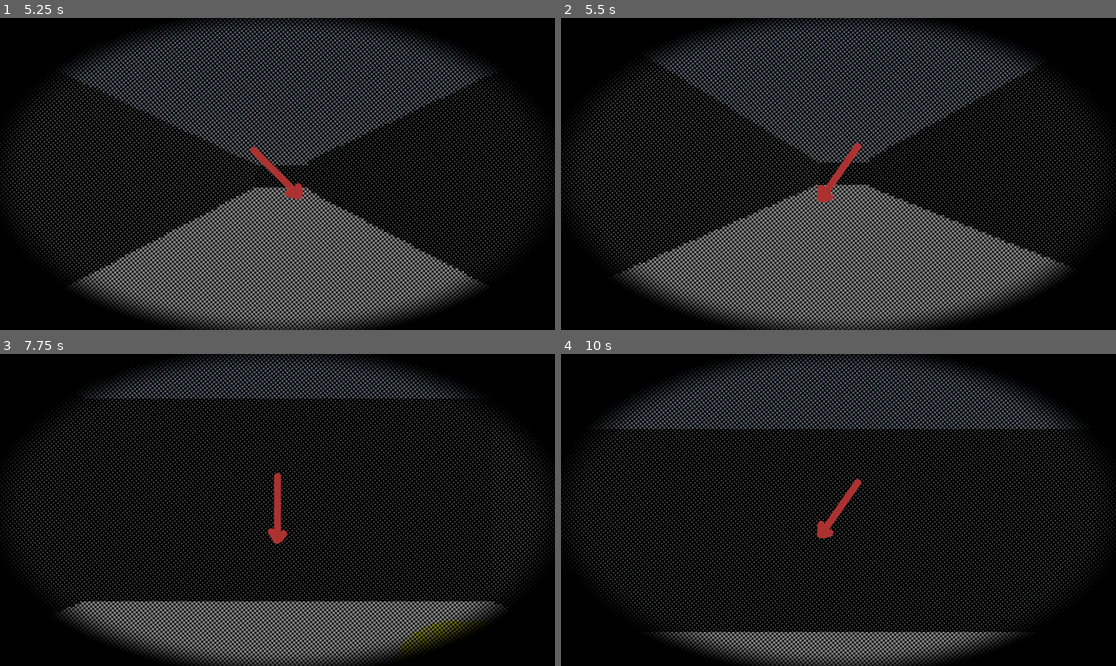
Above: before the commit, frames 1-4 (two rows, left to right).
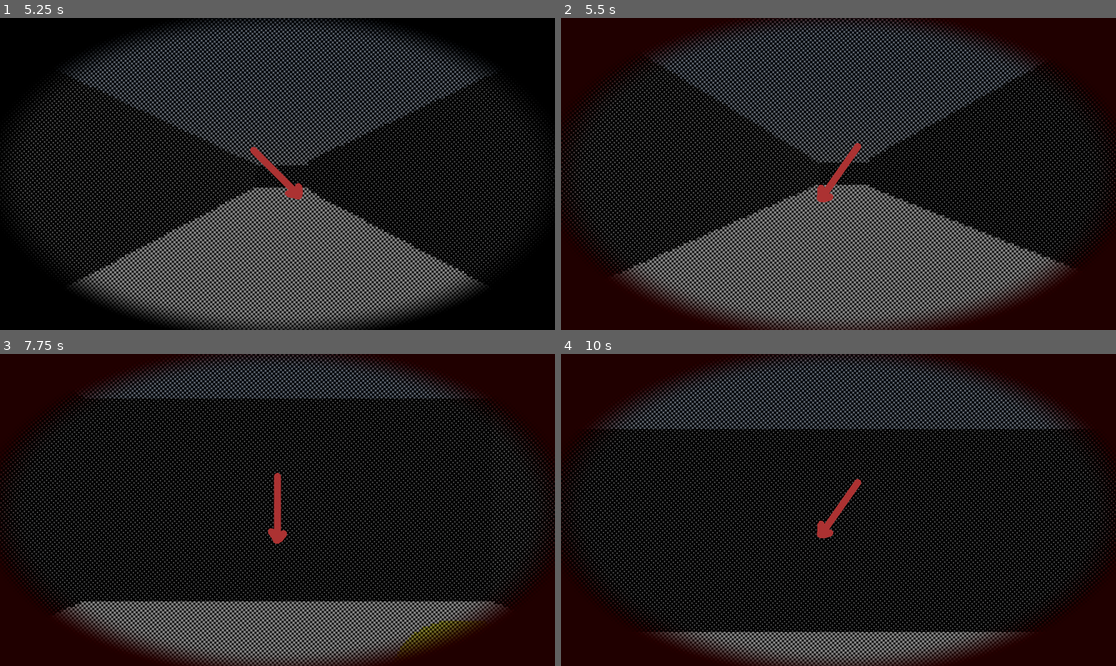
Above: after the commit, the same moments.

Repository: Bkasprzyk2077/CookieJam2024
Game: Godot game, scene res://scenes/levels/main.tscn
Two runs of this game, one before a commit and one after it. Both use one fixed random seed, a clock stepped at 60 frames per second and the inputs below. The engine's default icon, where the game draws it, is replaced by a stand-in: a white triangle on a blue panel in a dark square.
Inputs (mouse positions are in pixels of both pictures, inside the frame that each line leads up to):
- Up to frame 1 (5.25 s): tap Enter at 0.5, 2, 3.5 s; move the mouse to (399, 158) at 0.52 s; hold D (turn_right) 0.53-1.28 s; hold E 0.53-1.28 s; click (399, 158) at 0.67 s; tap Space at 1.25, 2.75, 4.25 s; move the mouse to (166, 189) at 1.27 s; hold S (move_backward) 1.28-2.03 s; tap Q at 1.35 s; move the mouse to (333, 105) at 2.02 s; hold D (turn_right) 2.03-2.78 s; hold Shift 2.03-2.78 s; move the mouse to (249, 236) at 2.77 s; hold W (move_forward) 2.78-3.53 s; tap E at 2.85 s; click (249, 236) at 2.92 s; move the mouse to (444, 220) at 3.52 s; hold Q 3.53-4.28 s; hold A (turn_left) 3.53-5.03 s; move the mouse to (111, 127) at 4.27 s; tap Shift at 4.35 s; move the mouse to (305, 174) at 5.02 s; hold S (move_backward) from 5.03 s (still down); hold E from 5.03 s (still down); click (305, 174) at 5.17 s
- Up to frame 2 (5.5 s): keep holding S (move_backward); keep holding E
- Up to frame 3 (7.75 s): move the mouse to (194, 432) at 5.77 s; release S (move_backward) at 5.78 s; release E at 5.78 s; hold D (turn_right) 5.78-6.53 s; tap Q at 5.85 s; move the mouse to (399, 494) at 6.52 s; hold W (move_forward) 6.53-7.28 s; hold Shift 6.53-7.28 s; move the mouse to (166, 525) at 7.27 s; hold D (turn_right) from 7.28 s (still down); tap E at 7.35 s; click (166, 525) at 7.42 s
- Up to frame 4 (10 s): move the mouse to (894, 441) at 8.02 s; release D (turn_right) at 8.03 s; hold S (move_backward) 8.03-8.78 s; hold Q 8.03-8.78 s; move the mouse to (810, 572) at 8.77 s; hold A (turn_left) 8.78-9.53 s; tap Shift at 8.85 s; move the mouse to (1005, 556) at 9.52 s; hold W (move_forward) from 9.53 s (still down); hold E from 9.53 s (still down); click (1005, 556) at 9.67 s

Frame 1 is identical in both runs. In frame 2, 18% of the frame differs, in the area x 0-100%, y 0-100%; in frame 3, 18%; in frame 4, 18%.

Commit message:
color fix

Diff:
--- a/cookiejam2024/scenes/player/Player.tscn
+++ b/cookiejam2024/scenes/player/Player.tscn
@@ -20,28 +20,12 @@
 flip_faces = true
 size = Vector2(2, 2)
 
-[sub_resource type="Animation" id="Animation_uc2km"]
-resource_name = "good"
-length = 0.4
-tracks/0/type = "value"
-tracks/0/imported = false
-tracks/0/enabled = true
-tracks/0/path = NodePath("Camera3D/MeshInstance3D:surface_material_override/0:shader_parameter/vignette_color")
-tracks/0/interp = 1
-tracks/0/loop_wrap = true
-tracks/0/keys = {
-"times": PackedFloat32Array(0, 0.2, 0.4),
-"transitions": PackedFloat32Array(1, 1, 1),
-"update": 0,
-"values": [Color(0, 0, 0, 1), Color(0, 0.505882, 0, 1), Color(0, 0, 0, 1)]
-}
-
 [sub_resource type="Animation" id="Animation_waq64"]
 length = 0.001
 tracks/0/type = "value"
 tracks/0/imported = false
 tracks/0/enabled = true
-tracks/0/path = NodePath("Camera3D/MeshInstance3D:surface_material_override/0:shader_parameter/vignette_color")
+tracks/0/path = NodePath("Camera3D/MeshInstance3D:material_overlay:shader_parameter/vignette_color")
 tracks/0/interp = 1
 tracks/0/loop_wrap = true
 tracks/0/keys = {
@@ -57,14 +41,30 @@
 tracks/0/type = "value"
 tracks/0/imported = false
 tracks/0/enabled = true
-tracks/0/path = NodePath("Camera3D/MeshInstance3D:surface_material_override/0:shader_parameter/vignette_color")
+tracks/0/path = NodePath("Camera3D/MeshInstance3D:material_overlay:shader_parameter/vignette_color")
 tracks/0/interp = 1
 tracks/0/loop_wrap = true
 tracks/0/keys = {
 "times": PackedFloat32Array(0, 0.2, 0.4),
 "transitions": PackedFloat32Array(1, 1, 1),
 "update": 0,
-"values": [Color(0, 0, 0, 1), Color(0.478431, 0, 0, 1), Color(0, 0, 0, 1)]
+"values": [Color(0, 0, 0, 1), Color(0.501961, 0, 0, 1), Color(0, 0, 0, 1)]
+}
+
+[sub_resource type="Animation" id="Animation_uc2km"]
+resource_name = "good"
+length = 0.4
+tracks/0/type = "value"
+tracks/0/imported = false
+tracks/0/enabled = true
+tracks/0/path = NodePath("Camera3D/MeshInstance3D:material_overlay:shader_parameter/vignette_color")
+tracks/0/interp = 1
+tracks/0/loop_wrap = true
+tracks/0/keys = {
+"times": PackedFloat32Array(0, 0.2, 0.4),
+"transitions": PackedFloat32Array(1, 1, 1),
+"update": 0,
+"values": [Color(0, 0, 0, 1), Color(0, 0.52549, 0, 1), Color(0, 0, 0, 1)]
 }
 
 [sub_resource type="AnimationLibrary" id="AnimationLibrary_3monf"]
Not shown: 4 places in cookiejam2024/scenes/mesh_library/MeshLibraryEx.tres that only renumber resources
